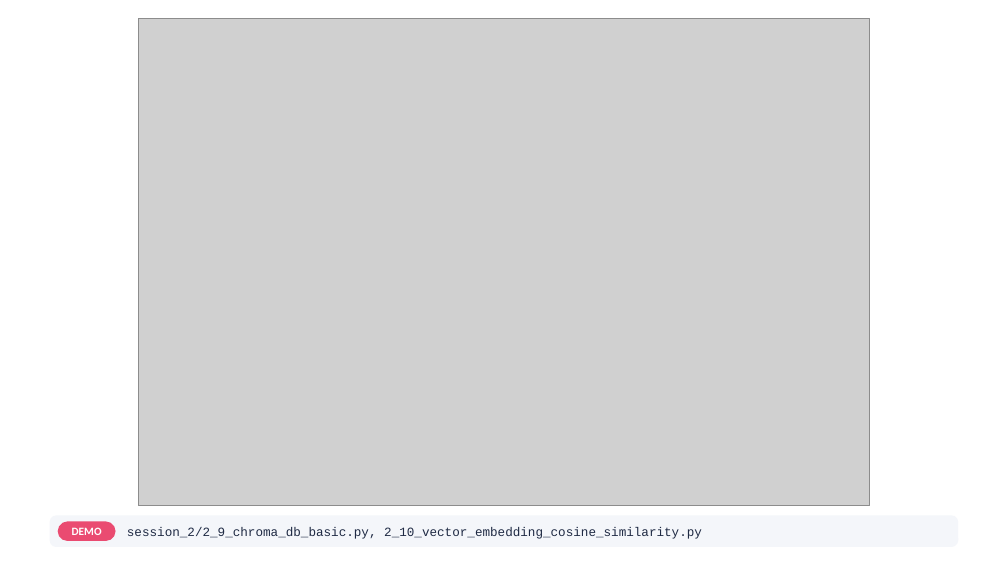
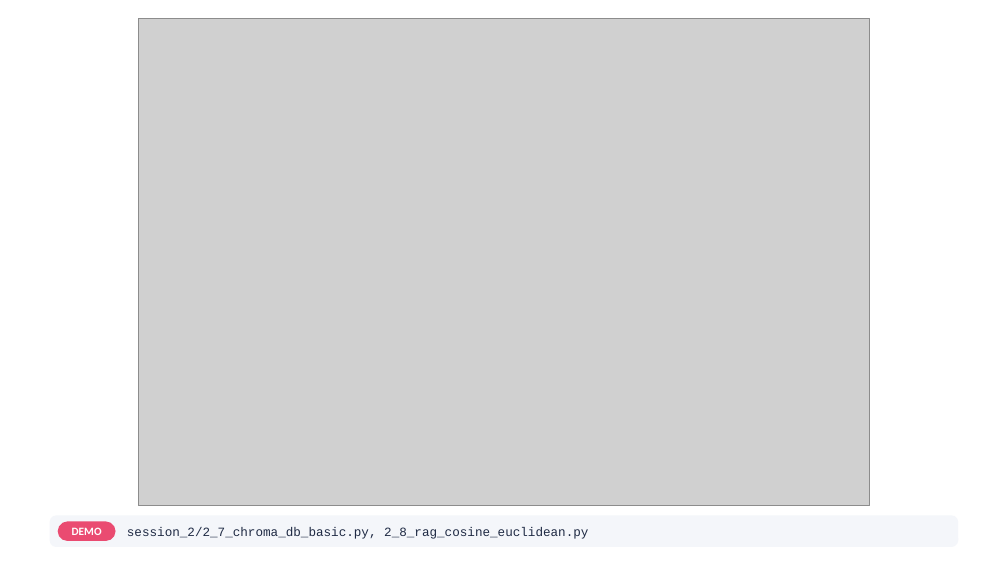
Before and after one commit to atulkahatecdac/agenticai, a slide deck: slide 38 of 16_PGP-Agentic/PGP_Agentic_AI.pptx (slide 39 before the commit). Drawn at 1008x567 pixels with LibreOffice and Linux fonts; fonts in the diff are those of the drawing; grey boxes stand for pictures. Boxes give left, top, right and bottom in pixels: in the first picture for what was removed or moved away, otherwise in the second. Text is boxed around its words. In the diff, an @@ line names an element or a change of style, - is before the commit and + after.

```diff
--- a/16_PGP-Agentic/PGP_Agentic_AI.pptx
+++ b/16_PGP-Agentic/PGP_Agentic_AI.pptx
@@ text at box(127, 527, 588, 539): text changed @@
-session_2/2_9_chroma_db_basic.py, 2_10_vector_embedding_cosine_similarity.py
+session_2/2_7_chroma_db_basic.py, 2_8_rag_cosine_euclidean.py
```
Also in this commit, not shown: 15 other slides changed, 2 slides added, 7 slides removed, 27 other files.
